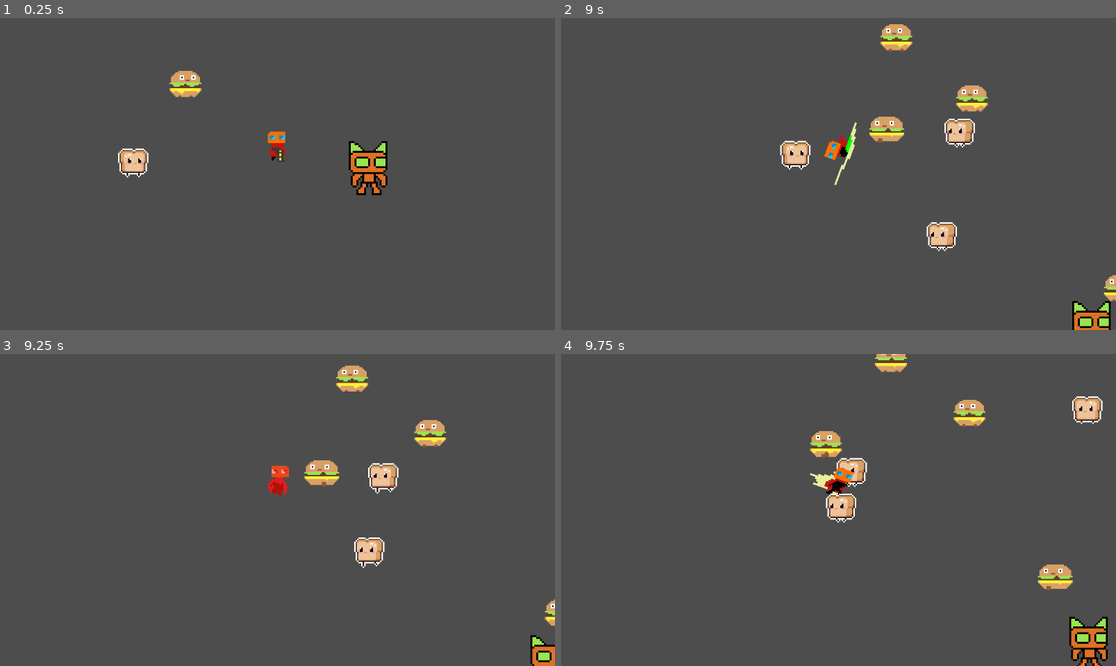
Above: before the commit, frames 1-4 (two rows, left to right).
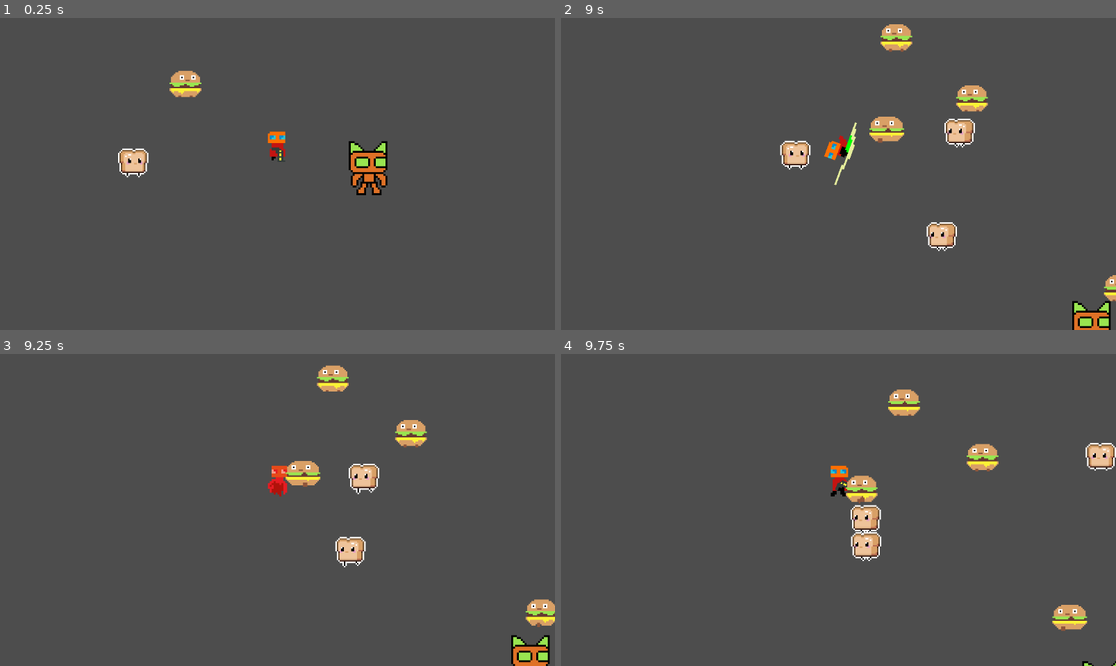
Above: after the commit, the same moments.

Repository: mendsergon/Kill-The-Food-Pyramid
Game: Godot game, scene res://Assets/Scenes/game.tscn
Same seed, same stepped clock (60 frames per second), same inputs: the game is played once before the commit and once after it.
Inputs (mouse positions are in pixels of both pictures, inside the frame that each line leads up to):
- Up to frame 1 (0.25 s): no input
- Up to frame 2 (9 s): move the mouse to (960, 158) at 0.52 s; hold D (move_right) 0.53-1.28 s; tap Shift (dash) at 0.6, 1.55, 2.1, 3.05, 4.35, 5.85, 7.55, 8.1 s; tap E (melee) at 0.8, 1.35, 2.3, 2.85, 3.8, 5.1, 6.6, 8.3, 8.85 s; move the mouse to (727, 189) at 1.27 s; hold S (move_down) 1.28-2.03 s; move the mouse to (894, 105) at 2.02 s; hold D (move_right) 2.03-2.78 s; move the mouse to (810, 236) at 2.77 s; hold W (move_up) 2.78-3.53 s; move the mouse to (1005, 220) at 3.52 s; hold A (move_left) 3.53-5.03 s; click (1005, 220) at 3.6 s; move the mouse to (672, 127) at 4.27 s; move the mouse to (866, 174) at 5.02 s; hold S (move_down) 5.03-5.78 s; move the mouse to (755, 96) at 5.77 s; hold D (move_right) 5.78-6.53 s; move the mouse to (960, 158) at 6.52 s; hold W (move_up) 6.53-7.28 s; move the mouse to (727, 189) at 7.27 s; hold D (move_right) 7.28-8.03 s; click (727, 189) at 7.35 s; move the mouse to (894, 105) at 8.02 s; hold S (move_down) 8.03-8.78 s; move the mouse to (810, 236) at 8.77 s; hold A (move_left) from 8.78 s (still down)
- Up to frame 3 (9.25 s): keep holding A (move_left); tap Shift (dash) at 9.05 s
- Up to frame 4 (9.75 s): move the mouse to (1005, 556) at 9.52 s; release A (move_left) at 9.53 s; hold W (move_up) from 9.53 s (still down); tap Shift (dash) at 9.6 s

Frames 1-2 are identical in both runs. In frame 3, 4.2% of the frame differs, in the area x 51-100%, y 3-100%; in frame 4, 6.7%, in the area x 44-100%, y 0-100%.

Commit message:
Disable overall player input when hit

Diff:
--- a/Assets/Scripts/player.gd
+++ b/Assets/Scripts/player.gd
@@ -105,18 +105,18 @@
 
 	### --- ACTION INITIATION --- ###
 	# Start dash if available
-	if Input.is_action_just_pressed("dash") and can_dash and not is_attacking:
+	if Input.is_action_just_pressed("dash") and can_dash and not is_attacking and not is_hit:
 		start_dash()
 		# Lock look direction at dash start
 		locked_aim_direction = aim_direction
 		is_direction_locked = true
 
 	# Queue melee **during** dash → Swing_2
-	if is_dashing and Input.is_action_just_pressed("melee"):
+	if is_dashing and Input.is_action_just_pressed("melee") and not is_hit:
 		attack_after_dash = true
 
 	# Normal attack
-	if Input.is_action_just_pressed("melee") and not is_dashing and not is_attacking:
+	if Input.is_action_just_pressed("melee") and not is_dashing and not is_attacking and not is_hit:
 		start_attack()
 		current_attack_animation = "Swing_1"
 		_enable_melee()
@@ -146,9 +146,11 @@
 
 	### --- REGULAR MOVEMENT --- ###
 	else:
-		# Apply movement if not attacking
-		if not is_attacking:
+		# Apply movement if not attacking or hit
+		if not is_attacking and not is_hit:
 			velocity = move_direction * SPEED
+		else:
+			velocity = Vector2.ZERO  # Freeze movement during attack or hit
 
 	### --- PHYSICS UPDATE --- ###
 	move_and_slide()
